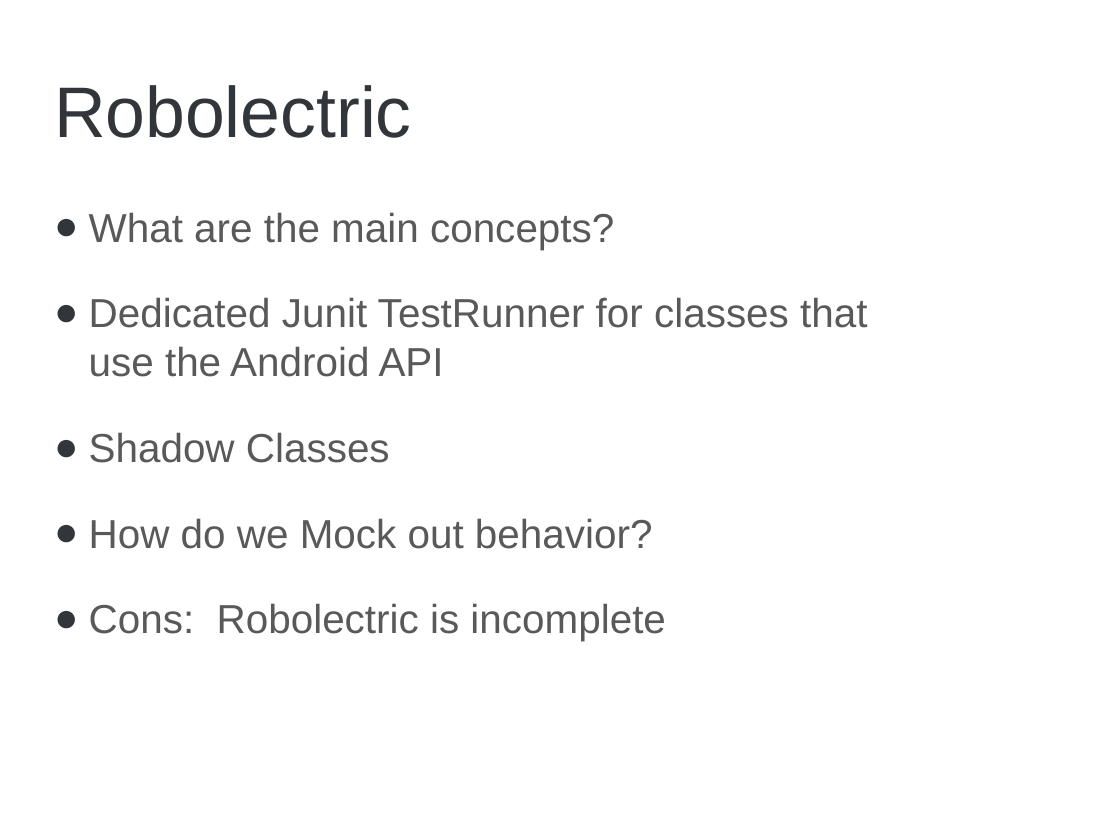
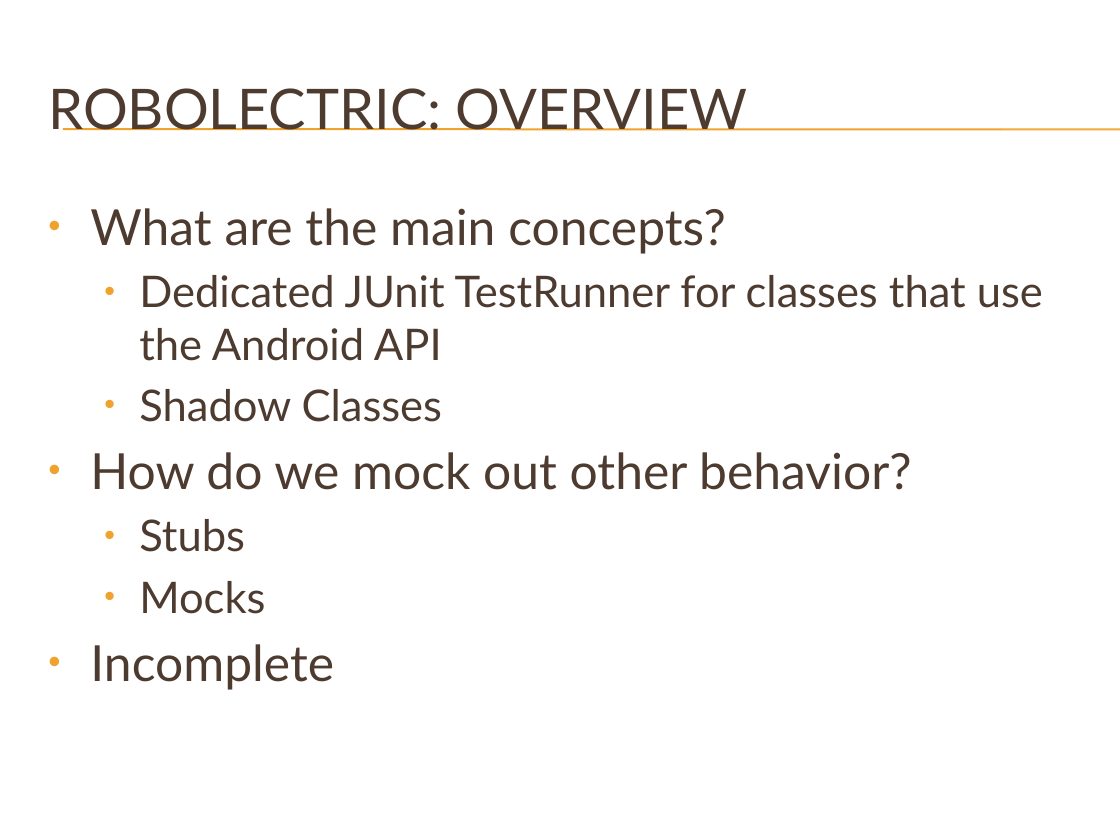
Before and after one commit to brycep/thomas, a slide deck: slide 7 of thomas-android/src/main/presentations/Unit Testing.pptx (slide 5 before the commit). Drawn at 1120x840 pixels with LibreOffice and Linux fonts; fonts in the diff are those of the drawing; background and template pictures are left out. Boxes give left, top, right and bottom in pixels: in the first picture for what was removed or moved away, otherwise in the second. Text is boxed around its words. In the diff, an @@ line names an element or a change of style, - is before the commit and + after.

Commit message:
Updated presentation theme and content. Should be more or less final at this point.

```diff
--- a/thomas-android/src/main/presentations/Unit Testing.pptx
+++ b/thomas-android/src/main/presentations/Unit Testing.pptx
@@ title at box(48, 88, 748, 131): text changed; size 46 to 36 pt; font Arial to Lato; text colour #32363B to #4E3B30 @@
-Robolectric
+ROBOLECTRIC: OVERVIEW
@@ line added from (63, 129) to (1120, 129), #F0A22E 0.75 pt @@
@@ line added from (63, 130) to (1120, 130), #F0A22E 0.75 pt @@
@@ text at box(90, 208, 726, 422): size 26 to 32 pt in "What are the main concepts?"; font Arial to Lato, text colour #595959 to #4E3B30 in "What are the main concepts?", "Shadow Classes"; size 26 to 28 pt in "Shadow Classes"; bullet ● to •; less space between paragraphs; bullet colour #32363B to #F0A22E; list level 1 to 2 in "Shadow Classes" @@
@@ text at box(139, 275, 1043, 361): text changed; size 26 to 28 pt; font Arial to Lato; text colour #595959 to #4E3B30 @@
-● Dedicated Junit TestRunner for classes that use the Android API
+  • Dedicated JUnit TestRunner for classes that use the Android API
@@ text at box(90, 452, 911, 690): text changed; size 26 to 32 pt; font Arial to Lato; text colour #595959 to #4E3B30 @@
-● How do we Mock out behavior?
-● Cons: Robolectric is incomplete
+• How do we mock out other behavior?
+  • Stubs
+  • Mocks
+• Incomplete
```
Also in this commit, not shown: 8 other slides changed, 5 slides added, 3 slides removed.
